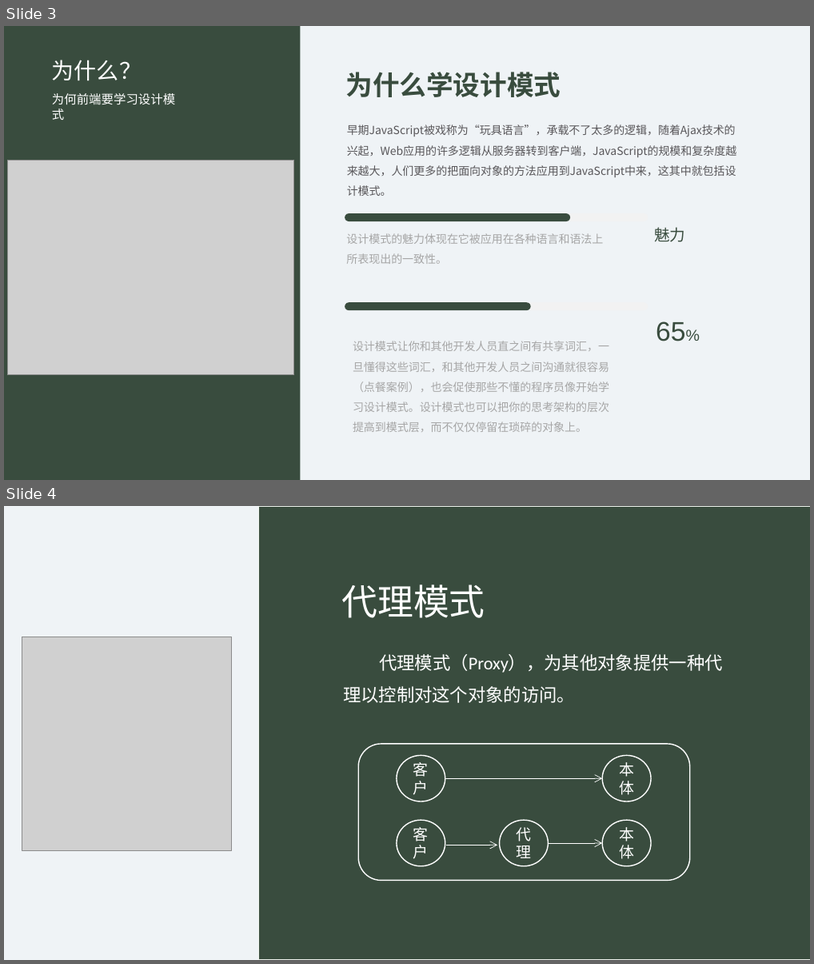
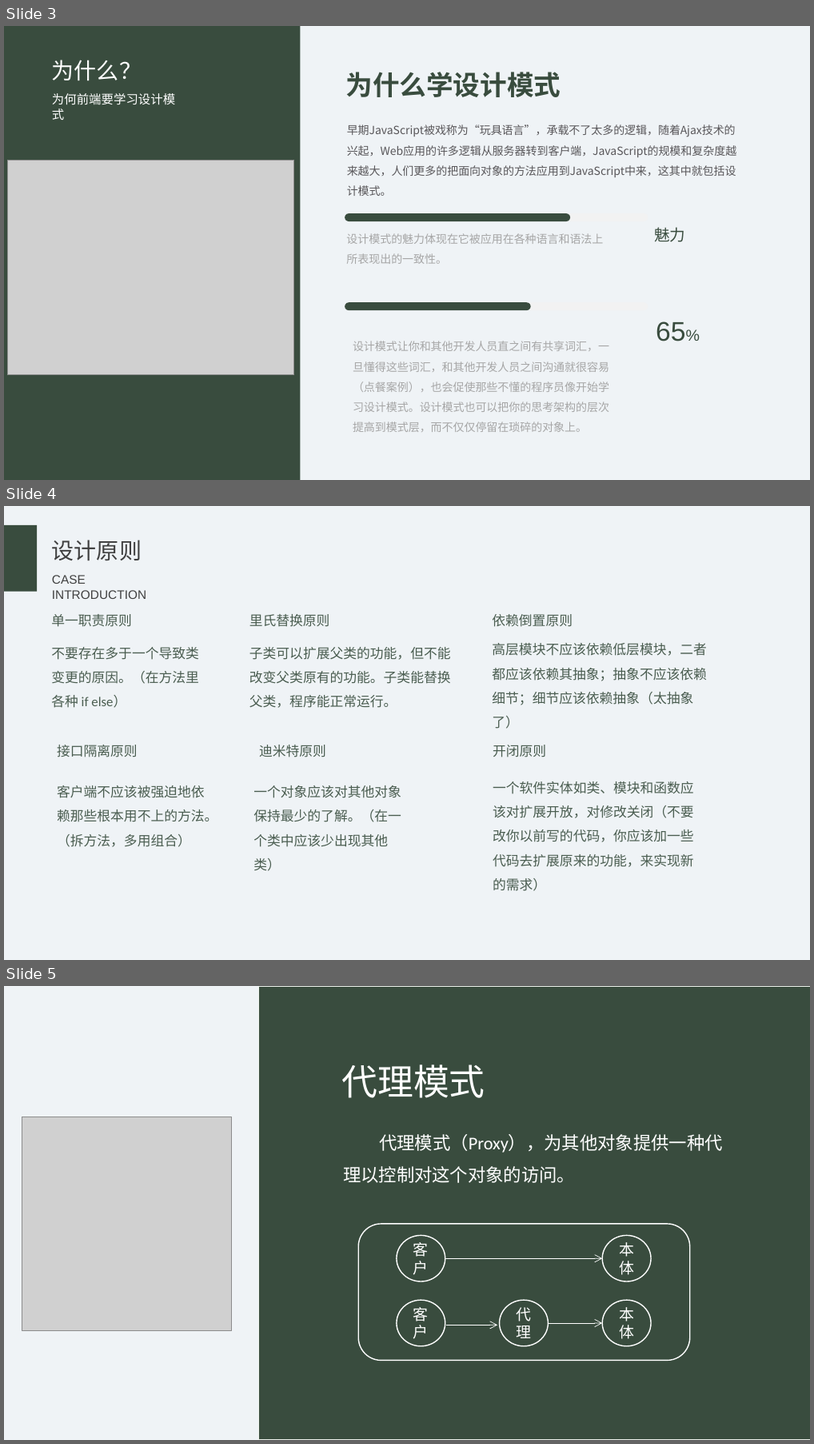
Before and after one commit to HTML-Worker/Design_Pattern_Sharing, a slide deck: doc/设计模式.pptx. Shown one above the other, each under a label of ours: slides 3 and 4 before the commit, slides 3, 4 and 5 after it. The pictures are 814x964 and 814x1444 pixels, drawn with LibreOffice and Linux fonts; fonts in the diff are those of the drawing; grey boxes stand for pictures. Boxes give left, top, right and bottom in pixels: in the first picture for what was removed or moved away, otherwise in the second. Text is boxed around its words. In the diff, an @@ line names an element or a change of style, - is before the commit and + after.

Commit message:
修改ppt结构，更新md文档

```diff
--- a/doc/设计模式.pptx
+++ b/doc/设计模式.pptx
@@ slide 4 added at (4,506,810,960), background #EFF3F6 @@
@@ rectangle added at (4,525,37,592), fill #394C3E @@
@@ text added at (52,540,142,561), 20 pt, text #404040 @@
+设计原则
@@ text added at (52,575,146,599), 11 pt, text #404040 @@
+CASE INTRODUCTION
@@ group added at (51,614,707,847): 8 texts @@
+单一职责原则
+不要存在多于一个导致类变更的原因。（在方法里各种 if else）
+里氏替换原则
+子类可以扩展父类的功能，但不能改变父类原有的功能。子类能替换父类，程序能正常运行。
+接口隔离原则
+客户端不应该被强迫地依赖那些根本用不上的方法。（拆方法，多用组合）
+依赖倒置原则
+高层模块不应该依赖低层模块，二者都应该依赖其抽象；抽象不应该依赖细节；细节应该依赖抽象（太抽象了）
@@ text added at (259,744,326,757), 12 pt, text #4A5D50 @@
+迪米特原则
@@ text added at (493,744,546,757), 12 pt, text #4A5D50 @@
+开闭原则
@@ text added at (254,785,402,847), 12 pt, text #4A5D50 @@
+一个对象应该对其他对象保持最少的了解。（在一个类中应该少出现其他类）
@@ text added at (493,781,694,891), 12 pt, text #4A5D50 @@
+一个软件实体如类、模块和函数应该对扩展开放，对修改关闭（不要改你以前写的代码，你应该加一些代码去扩展原来的功能，来实现新的需求）
@@ what was slide 4 is now slide 5 @@
```
Also in this commit, not shown: 1 slide changed, 1 other file.
